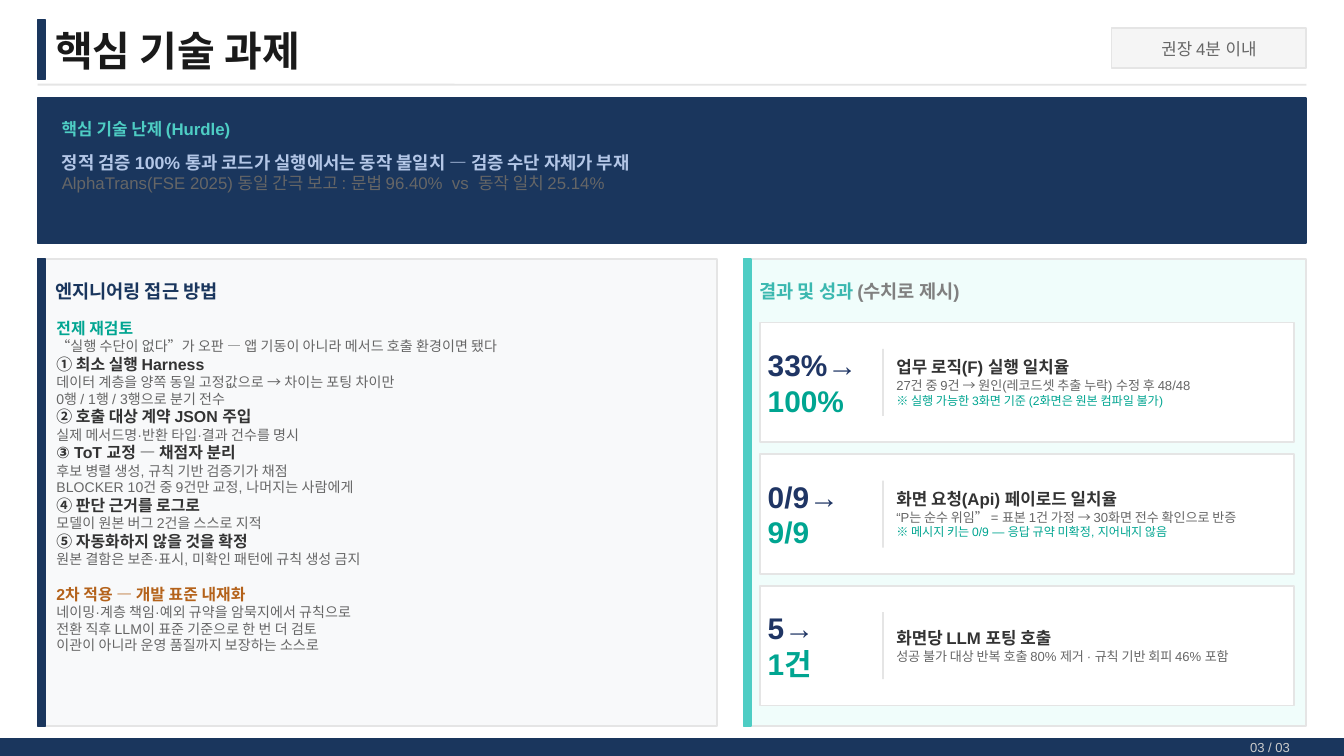
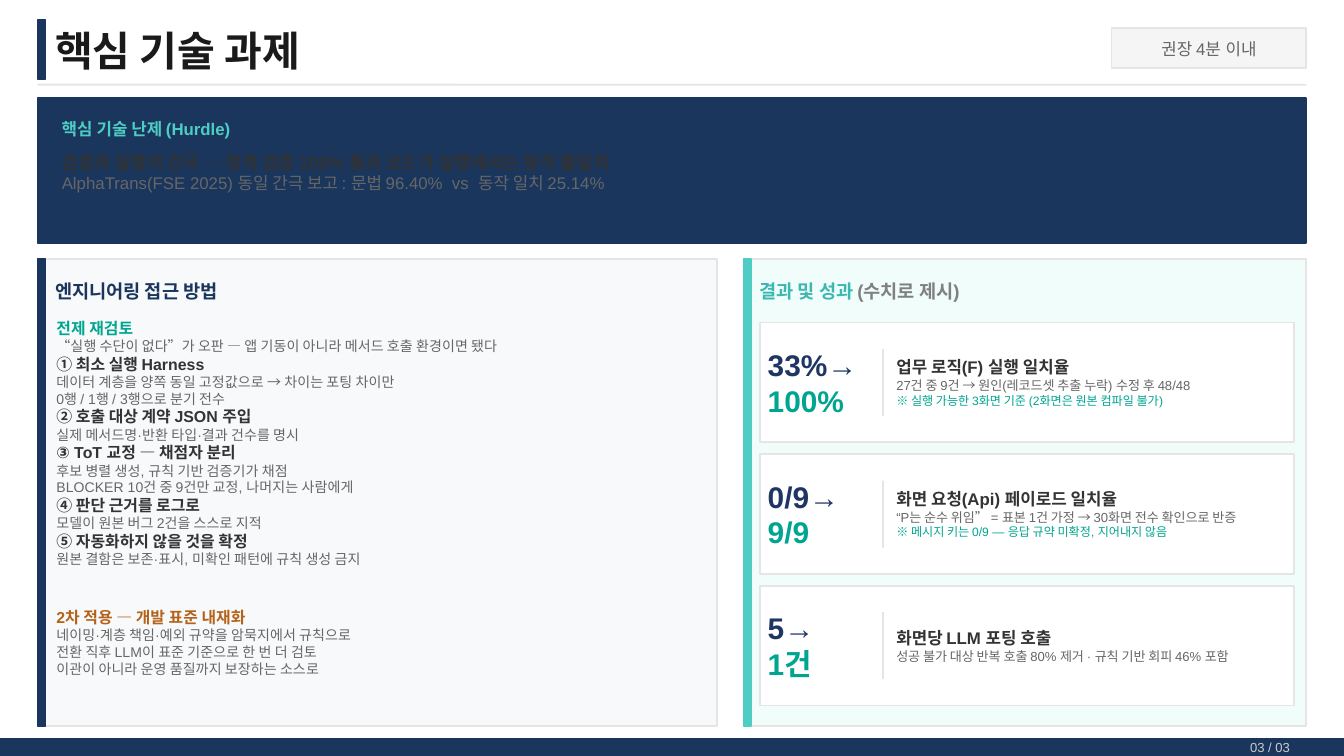
Before and after one commit to jesoomin/TransGscm, a slide deck: slide 4 of docs/weekly/assets/최종발표장표.pptx. Drawn at 1344x756 pixels with LibreOffice and Linux fonts; fonts in the diff are those of the drawing. Boxes give left, top, right and bottom in pixels: in the first picture for what was removed or moved away, otherwise in the second. Text is boxed around its words. In the diff, an @@ line names an element or a change of style, - is before the commit and + after.

```diff
--- a/docs/weekly/assets/최종발표장표.pptx
+++ b/docs/weekly/assets/최종발표장표.pptx
@@ text at (262, 155, 557, 170): text changed; text colour #B4C7E7 to #333333 @@
-정적 검증 100% 통과 코드가 실행에서는 동작 불일치 — 검증 수단 자체가 부재
+검증과 실행의 간극 — 정적 검증 100% 통과 코드가 실행에서는 동작 불일치
@@ text "전제 재검토" rewrapped from (56, 320, 497, 651) to (56, 320, 497, 675) @@
```
Also in this commit, not shown: 2 other slides changed, 9 other files.
